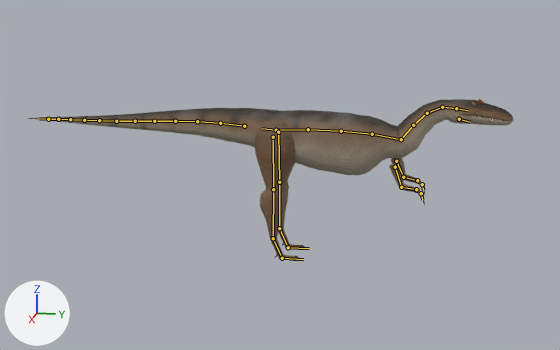
The glTF model assets/models/dinos/allosaurus.gltf: old version first, new version second.
One viewpoint serves both versions: a 50 mm camera at (12.66, 2.6, 4.57) aimed at (-0.05, 0.05, 1.39). The axes (+X, +Y, +Z) are drawn at lower left. The lights are the same throughout. The older version comes first. The bones that change, and the others that lie on the model, are drawn over the model as lines.

The first picture shows 'allosaurus_body'.
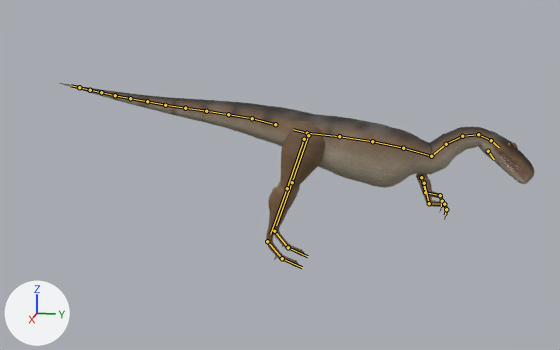
The newer file adds an action. The first version stands in its rest pose; the second is drawn at frame 23 of the action 'batter'.

The change in detail:
Bone 'Hips' (bone_hips) moves from (0.0, 0.0, 0.0) to (0.0, -0.53, 0.03).
Bone 'Hips' (bone_hips) turns from (0, 0, 0) to (7, 3, 0) degrees about its own x, y and z.
Bone 'Spine1' (bone_spine1) turns from (0, 0, 0) to (0, 0, 1) degrees about its own x, y and z.
Bone 'Spine2' (bone_spine2) turns from (0, 0, 0) to (0, 0, 1) degrees about its own x, y and z.
Bone 'Spine3' (bone_spine3) turns from (0, 0, 0) to (0, 0, 1) degrees about its own x, y and z.
Bone 'Spine4' (bone_spine4) turns from (0, 0, 0) to (0, 0, 1) degrees about its own x, y and z.
Bone 'Neck1' (bone_neck1) turns from (0, 0, 0) to (-4, 0, -1) degrees about its own x, y and z.
Bone 'Neck2' (bone_neck2) turns from (0, 0, 0) to (-4, 0, -1) degrees about its own x, y and z.
Bone 'Neck3' (bone_neck3) turns from (0, 0, 0) to (-4, 0, -1) degrees about its own x, y and z.
Bone 'Neck4' (bone_neck4) turns from (0, 0, 0) to (-4, 0, -1) degrees about its own x, y and z.
Bone 'Head' (bone_head) turns from (0, 0, 0) to (-7, 0, 0) degrees about its own x, y and z.
Bone 'Jaw' (bone_jaw) turns from (0, 0, 0) to (-10, 0, 0) degrees about its own x, y and z.
Bone 'UpperArm.L' (bone_upperarm_l) turns from (0, 0, 0) to (2, 0, 6) degrees about its own x, y and z.
Bone 'Forearm.L' (bone_forearm_l) turns from (0, 0, 0) to (0, 0, -12) degrees about its own x, y and z.
Bone 'Hand.L' (bone_hand_l) turns from (0, 0, 0) to (-30, 0, 0) degrees about its own x, y and z.
Bone 'Forearm.R' (bone_forearm_r) turns from (0, 0, 0) to (12, -1, 7) degrees about its own x, y and z.
Bone 'Hand.R' (bone_hand_r) turns from (0, 0, 0) to (-33, -1, -2) degrees about its own x, y and z.
Bone 'Thigh.L' (bone_thigh_l) turns from (0, 0, 0) to (-12, 0, 3) degrees about its own x, y and z.
Bone 'Foot.L' (bone_foot_l) moves from (0.0, 0.0, 0.0) to (0.0, 0.11, -0.05).
Bone 'Foot.L' (bone_foot_l) turns from (0, 0, 0) to (36, 0, 0) degrees about its own x, y and z.
Bone 'Toes.L' (bone_toes_l) turns from (0, 0, 0) to (-40, 0, 0) degrees about its own x, y and z.
Bone 'Thigh.R' (bone_thigh_r) turns from (0, 0, 0) to (-12, 0, 4) degrees about its own x, y and z.
Bone 'Foot.R' (bone_foot_r) moves from (0.0, 0.0, 0.0) to (0.0, 0.13, -0.06).
Bone 'Foot.R' (bone_foot_r) turns from (0, 0, 0) to (36, 0, 1) degrees about its own x, y and z.
Bone 'Toes.R' (bone_toes_r) turns from (0, 0, 0) to (-40, 0, 0) degrees about its own x, y and z.

Boxes [x1, y1, x2, y2] around the edits, measured in the pictures (560 x 350 px):
'allosaurus_body', posed (13% taller)
    before: [27, 99, 514, 261]
    after: [60, 83, 535, 267]
bone 'Hips', root to tip
    before: (276, 130) to (262, 128)
    after: (307, 133) to (293, 129)
bone 'Spine1', root to tip
    before: (276, 130) to (308, 129)
    after: (307, 133) to (339, 136)
bone 'Spine2', root to tip
    before: (308, 129) to (341, 131)
    after: (339, 136) to (372, 141)
bone 'Spine3', root to tip
    before: (341, 131) to (372, 134)
    after: (372, 141) to (403, 148)
bone 'Spine4', root to tip
    before: (372, 134) to (401, 139)
    after: (403, 148) to (431, 156)
bone 'Neck1', root to tip
    before: (401, 139) to (413, 125)
    after: (431, 156) to (446, 144)
bone 'Neck2', root to tip
    before: (413, 125) to (427, 113)
    after: (446, 144) to (462, 136)
bone 'Neck3', root to tip
    before: (427, 113) to (442, 107)
    after: (462, 136) to (478, 134)
bone 'Neck4', root to tip
    before: (442, 107) to (456, 108)
    after: (478, 134) to (491, 140)
bone 'Head', root to tip
    before: (456, 108) to (467, 110)
    after: (491, 140) to (499, 147)
bone 'Jaw', root to tip
    before: (459, 119) to (470, 122)
    after: (488, 151) to (494, 159)
bone 'UpperArm.L', root to tip
    before: (396, 161) to (403, 177)
    after: (421, 177) to (425, 192)
bone 'Forearm.L', root to tip
    before: (403, 177) to (417, 180)
    after: (425, 192) to (440, 195)
bone 'Hand.L', root to tip
    before: (417, 180) to (422, 184)
    after: (440, 195) to (442, 201)
bone 'Forearm.R', root to tip
    before: (401, 187) to (416, 189)
    after: (429, 203) to (444, 204)
bone 'Hand.R', root to tip
    before: (416, 189) to (421, 193)
    after: (444, 204) to (446, 209)
bone 'Thigh.L', root to tip
    before: (278, 132) to (279, 182)
    after: (308, 135) to (292, 182)
bone 'Foot.L', root to tip
    before: (279, 228) to (288, 247)
    after: (274, 231) to (288, 247)
bone 'Toes.L', root to tip
    before: (288, 247) to (309, 248)
    after: (288, 247) to (307, 256)
bone 'Thigh.R', root to tip
    before: (273, 137) to (273, 189)
    after: (304, 139) to (287, 188)
bone 'Foot.R', root to tip
    before: (273, 238) to (282, 258)
    after: (267, 241) to (282, 258)
bone 'Toes.R', root to tip
    before: (282, 258) to (303, 259)
    after: (282, 258) to (302, 267)
